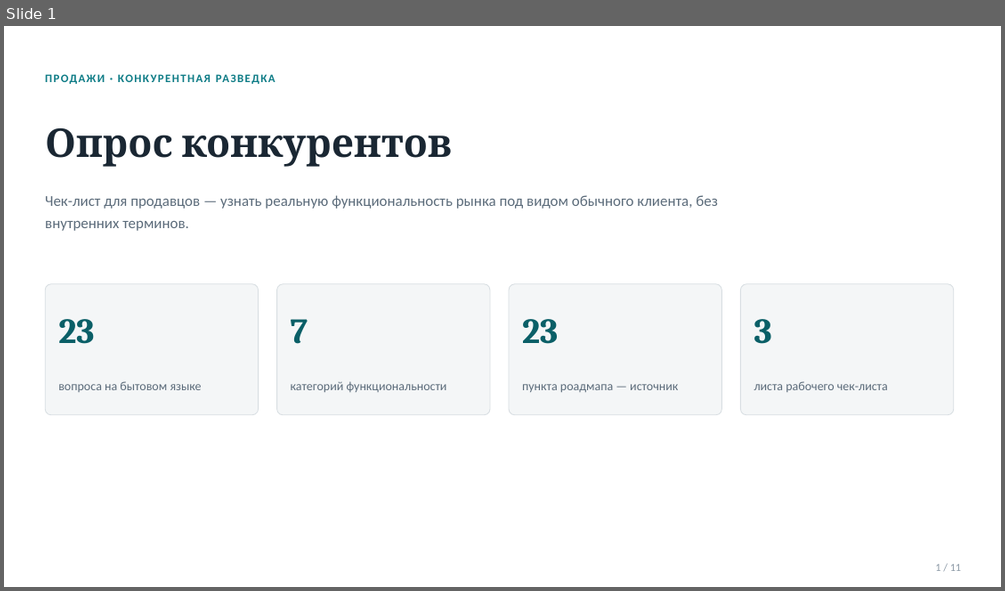
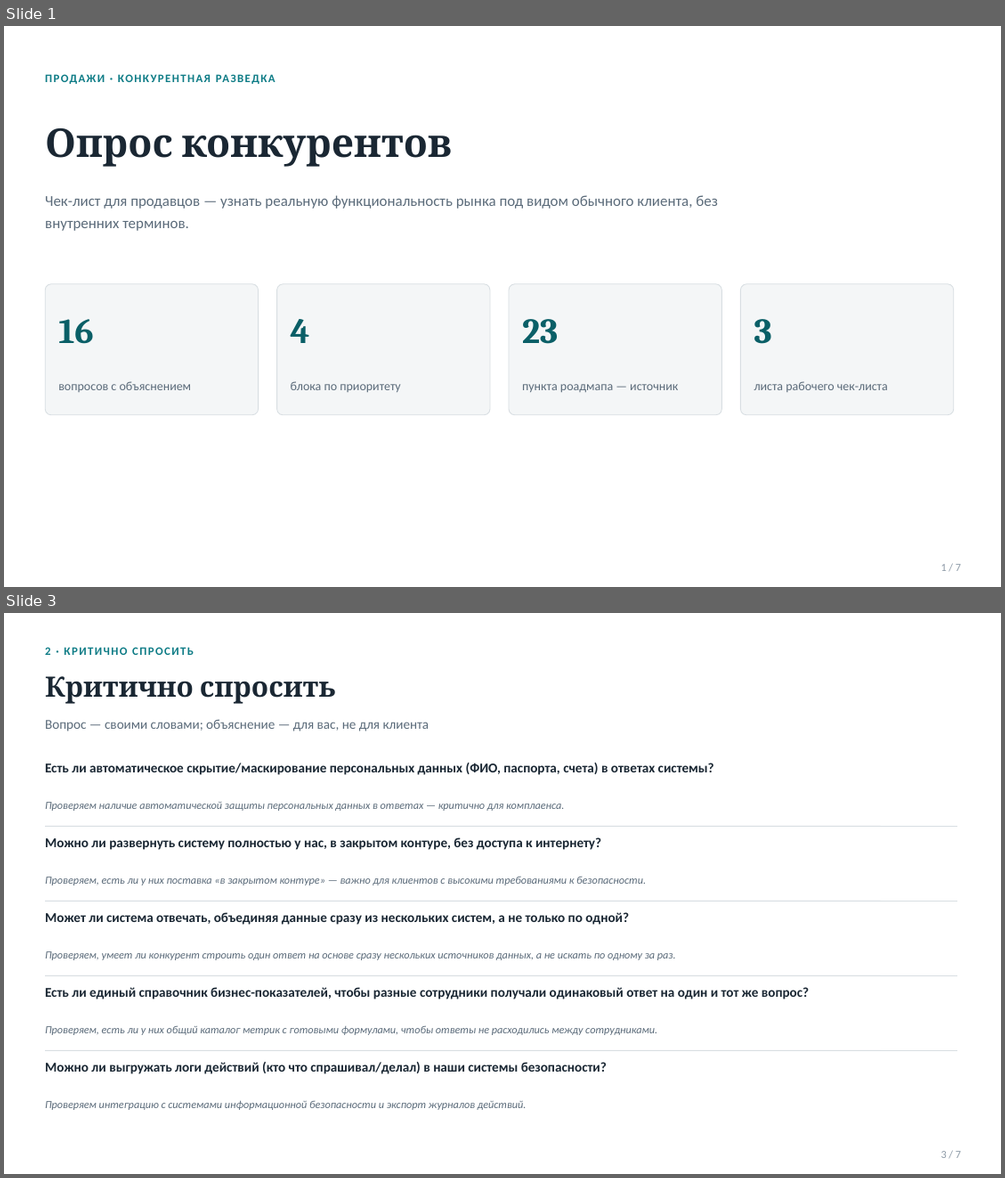
Before and after one commit to vladilslavandrosov-prog/job-RAG, a slide deck: docs/sales-enablement/opros-konkurentov-presentation.pptx. Shown one above the other, each under a label of ours: slide 1 before the commit, slides 1 and 3 after it; the slides between them are not shown. The pictures are 1005x591 and 1005x1178 pixels, drawn with LibreOffice and Linux fonts; fonts in the diff are those of the drawing. Boxes give left, top, right and bottom in pixels: in the first picture for what was removed or moved away, otherwise in the second. Text is boxed around its words. In the diff, an @@ line names an element or a change of style, - is before the commit and + after.

```diff
--- a/docs/sales-enablement/opros-konkurentov-presentation.pptx
+++ b/docs/sales-enablement/opros-konkurentov-presentation.pptx
@@ slide 3 added at [4, 613, 1001, 1174], background #FFFFFF @@
@@ text added at [45, 647, 194, 655], 11 pt, text #0E7C86, bold @@
+2 · КРИТИЧНО СПРОСИТЬ
@@ text added at [45, 676, 336, 704], 27 pt, text #1A2733, bold @@
+Критично спросить
@@ text added at [45, 719, 429, 731], 13 pt, text #5B6B7A @@
+Вопрос — своими словами; объяснение — для вас, не для клиента
@@ text added at [45, 763, 714, 775], 13 pt, text #1A2733, bold @@
+Есть ли автоматическое скрытие/маскирование персональных данных (ФИО, паспорта, счета) в ответах системы?
@@ text added at [45, 802, 564, 811], 10.5 pt, text #5B6B7A, italic @@
+Проверяем наличие автоматической защиты персональных данных в ответах — критично для комплаенса.
@@ line added from (45, 826) to (957, 826), #D8DEE2 0.75 pt @@
@@ text added at [45, 837, 601, 850], 13 pt, text #1A2733, bold @@
+Можно ли развернуть систему полностью у нас, в закрытом контуре, без доступа к интернету?
@@ text added at [45, 876, 646, 885], 10.5 pt, text #5B6B7A, italic @@
+Проверяем, есть ли у них поставка «в закрытом контуре» — важно для клиентов с высокими требованиями к безопасности.
@@ line added from (45, 900) to (957, 900), #D8DEE2 0.75 pt @@
@@ text added at [45, 912, 629, 925], 13 pt, text #1A2733, bold @@
+Может ли система отвечать, объединяя данные сразу из нескольких систем, а не только по одной?
@@ text added at [45, 951, 676, 960], 10.5 pt, text #5B6B7A, italic @@
+Проверяем, умеет ли конкурент строить один ответ на основе сразу нескольких источников данных, а не искать по одному за раз.
@@ line added from (45, 976) to (957, 976), #D8DEE2 0.75 pt @@
@@ text added at [45, 987, 809, 999], 13 pt, text #1A2733, bold @@
+Есть ли единый справочник бизнес-показателей, чтобы разные сотрудники получали одинаковый ответ на один и тот же вопрос?
@@ text added at [45, 1025, 657, 1035], 10.5 pt, text #5B6B7A, italic @@
+Проверяем, есть ли у них общий каталог метрик с готовыми формулами, чтобы ответы не расходились между сотрудниками.
@@ line added from (45, 1051) to (957, 1051), #D8DEE2 0.75 pt @@
@@ text added at [45, 1062, 607, 1074], 13 pt, text #1A2733, bold @@
+Можно ли выгружать логи действий (кто что спрашивал/делал) в наши системы безопасности?
@@ text added at [45, 1101, 526, 1110], 10.5 pt, text #5B6B7A, italic @@
+Проверяем интеграцию с системами информационной безопасности и экспорт журналов действий.
@@ text added at [941, 1151, 961, 1158], 10.5 pt, text #8C99A6 @@
+3 / 7
@@ slide 1 changed as well @@
@@ text at [58, 319, 93, 344]: text changed @@
-23
+16
@@ text at [291, 319, 310, 343]: text changed @@
-7
+4
@@ text at [58, 381, 192, 392]: text changed @@
-вопроса на бытовом языке
+вопросов с объяснением
@@ text at [291, 381, 400, 392]: text changed @@
-категорий функциональности
+блока по приоритету
@@ text at [941, 564, 961, 571]: text changed @@
-1 / 11
+1 / 7
```
Also in this commit, not shown: 3 other slides changed, 2 other slides added, 7 slides removed, 1 other file.
